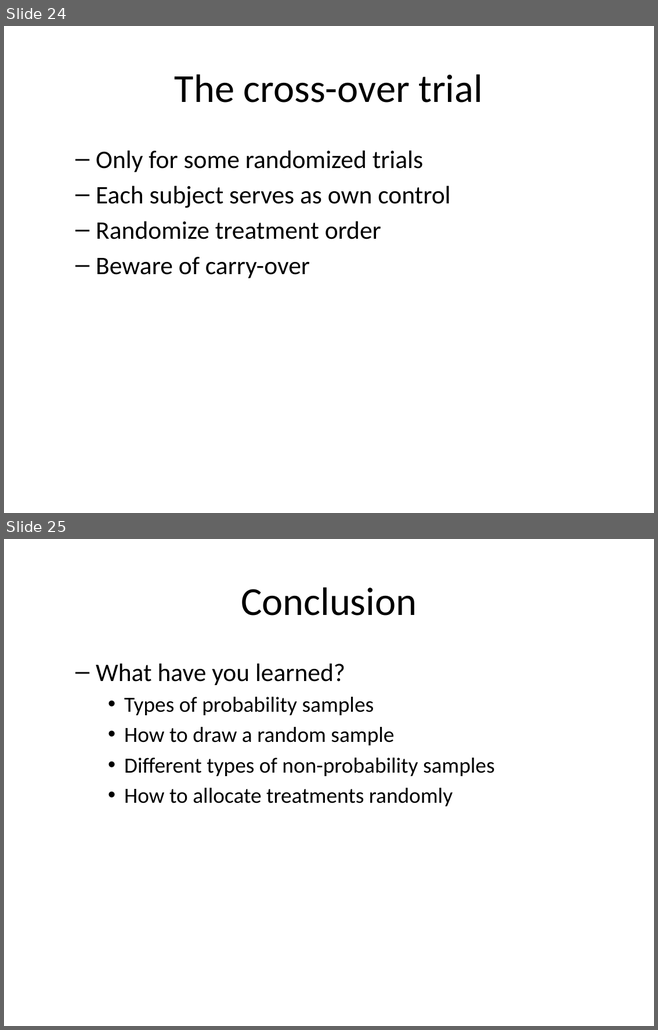
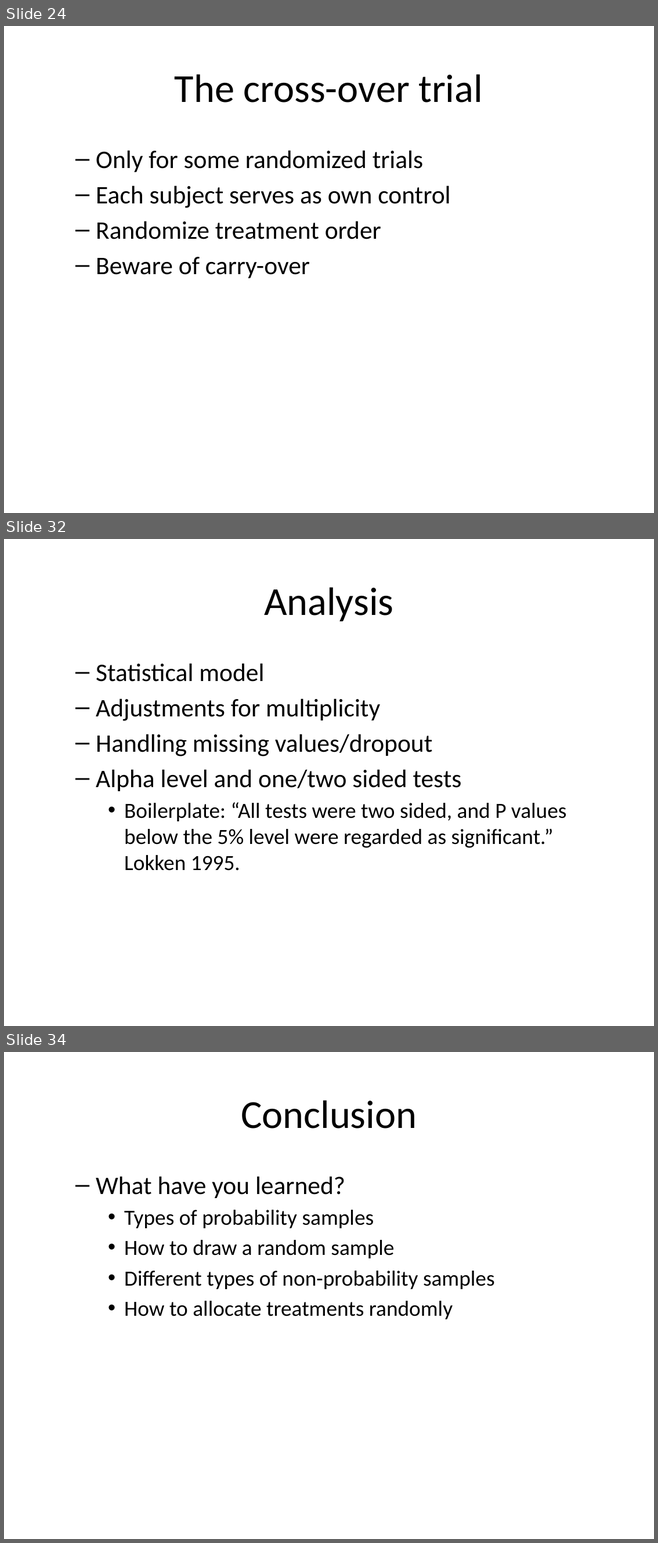
Before and after one commit to pmean/classes, a slide deck: clinical-research-methodology/results/video08-sampling.pptx. Shown one above the other, each under a label of ours: slides 24 and 25 before the commit, slides 24, 32 and 34 after it; the slides between them are not shown. The pictures are 658x1030 and 658x1543 pixels, drawn with LibreOffice and Linux fonts; fonts in the diff are those of the drawing. Boxes give left, top, right and bottom in pixels: in the first picture for what was removed or moved away, otherwise in the second. Text is boxed around its words. In the diff, an @@ line names an element or a change of style, - is before the commit and + after.

```diff
--- a/clinical-research-methodology/results/video08-sampling.pptx
+++ b/clinical-research-methodology/results/video08-sampling.pptx
@@ slide 32 added at box(4, 539, 654, 1026), background #FFFFFF @@
@@ title added at box(264, 587, 394, 621), 44 pt, text #000000 @@
+Analysis
@@ text added at box(96, 663, 566, 871), 28 pt, text #000000 @@
+  – Statistical model
+  – Adjustments for multiplicity
+  – Handling missing values/dropout
+  – Alpha level and one/two sided tests
+    • Boilerplate: “All tests were two sided, and P values below the 5% level were regarded as significant.” Lokken 1995.
@@ what was slide 25 is now slide 34 @@
```
Also in this commit, not shown: 1 slide changed, 8 other slides added.
